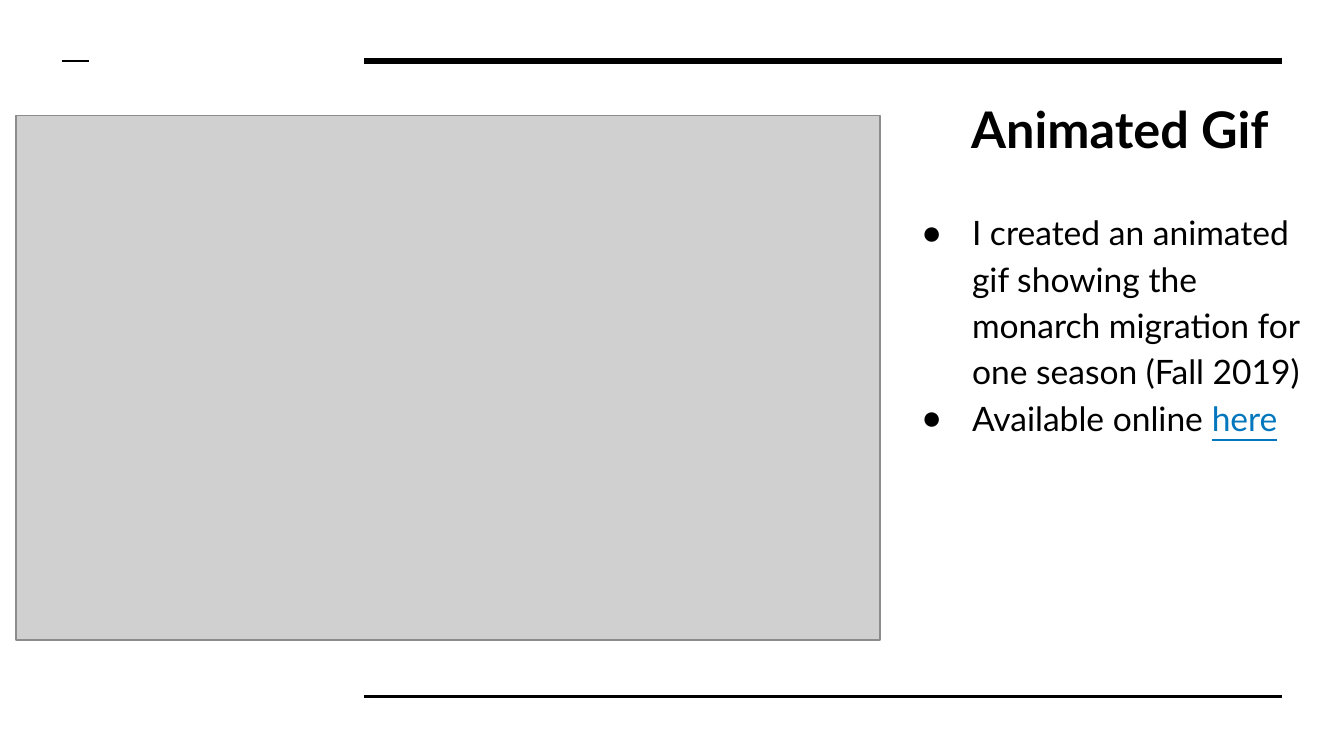
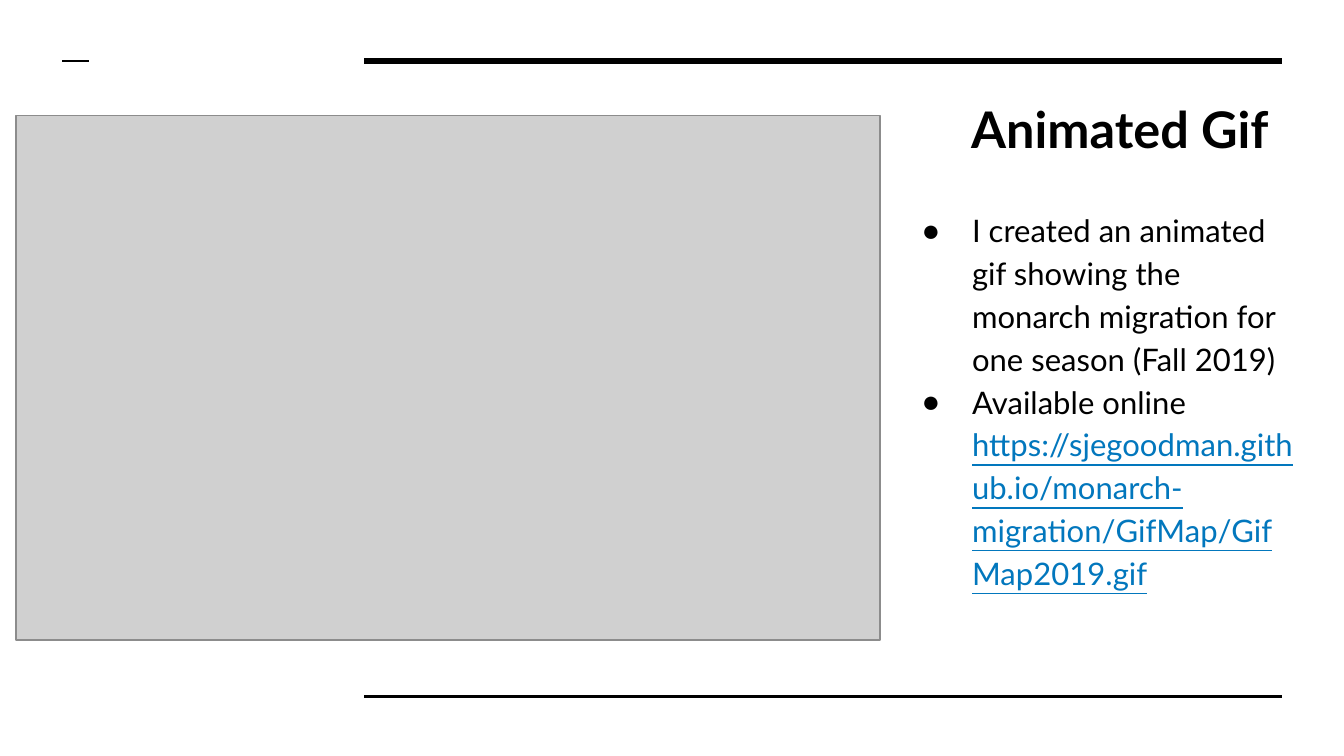
Before and after one commit to sjegoodman/monarch-migration, a slide deck: slide 7 of MonarchMigrationPresentation.pptx. Drawn at 1344x756 pixels with LibreOffice and Linux fonts; fonts in the diff are those of the drawing; grey boxes stand for pictures. Boxes give left, top, right and bottom in pixels: in the first picture for what was removed or moved away, otherwise in the second. Text is boxed around its words. In the diff, an @@ line names an element or a change of style, - is before the commit and + after.

```diff
--- a/MonarchMigrationPresentation.pptx
+++ b/MonarchMigrationPresentation.pptx
@@ text at <box>972,219,1276,376</box>: size 18 to 16.6 pt in "I created an animated gif showing the ..." @@
@@ text at <box>972,391,1293,548</box>: text changed; size 18 to 16.6 pt; text colour #000000 to #0277BD @@
-● Available online here
+● Available online
+  https://sjegoodman.github.io/monarch-migration/GifMap/GifMap2019.gif
```
Also in this commit, not shown: 4 other slides changed, 1 other file.
